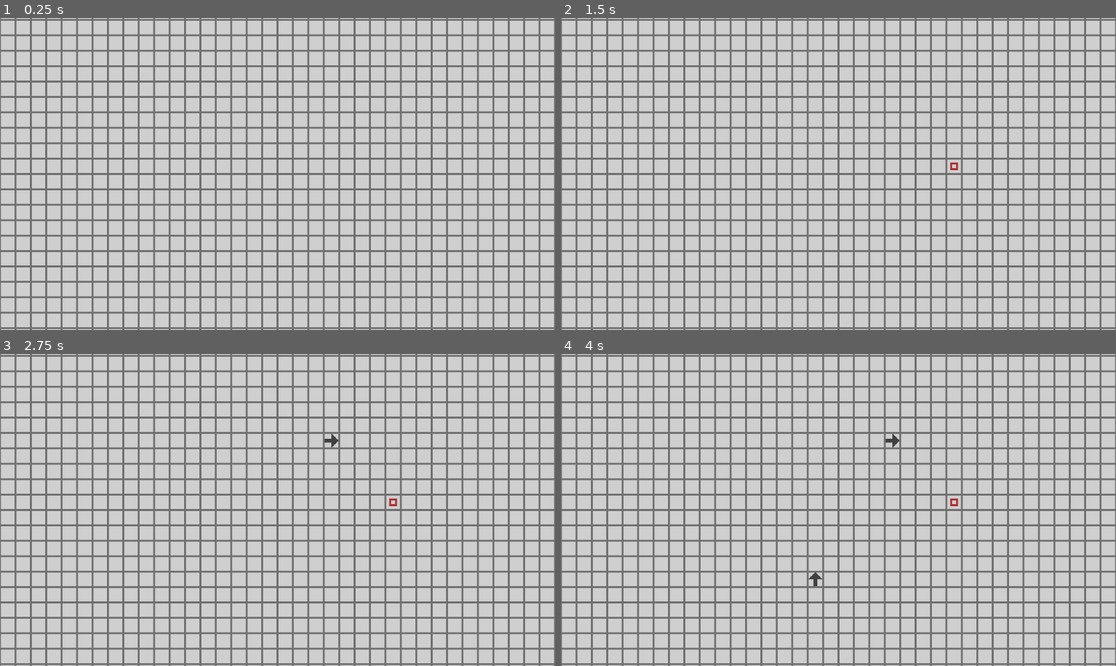
Above: before the commit, frames 1-4 (two rows, left to right).
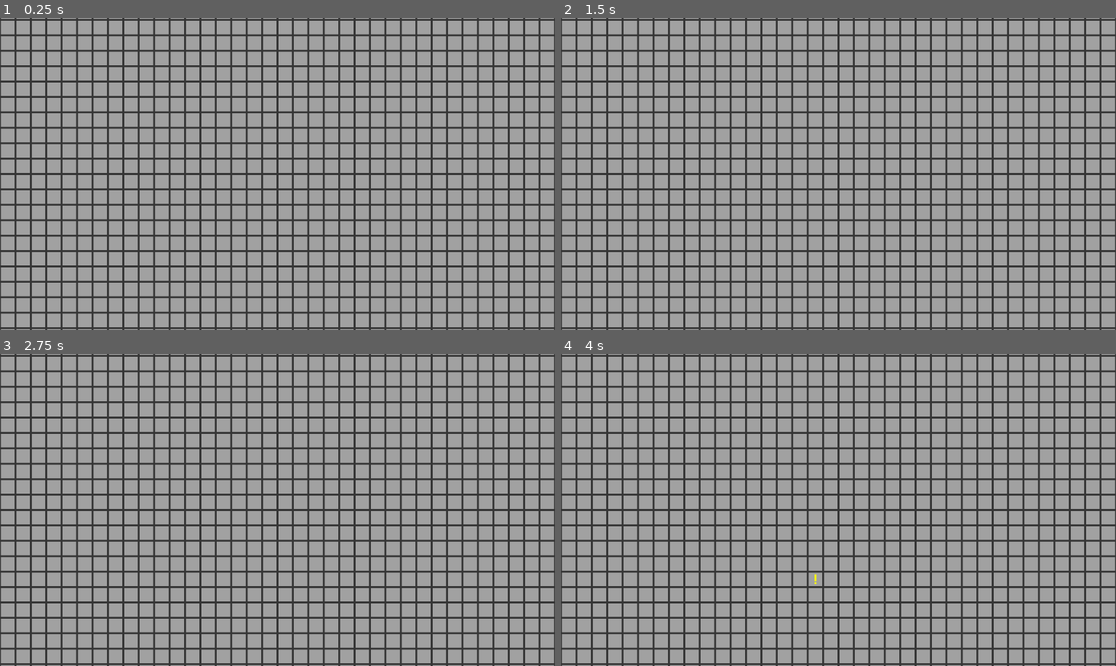
Above: after the commit, the same moments.

Repository: Polar4ik/Complart
Game: Godot game, scene res://scene/main.tscn
The game is run twice, just before and just after one commit, with the same random seed, the same clock (stepped at 60 frames per second) and the same inputs.
Inputs (mouse positions are in pixels of both pictures, inside the frame that each line leads up to):
- Up to frame 1 (0.25 s): no input
- Up to frame 2 (1.5 s): tap Enter at 0.5 s; move the mouse to (960, 158) at 0.52 s; hold Right 0.53-1.28 s; right-click (960, 158) at 0.6 s; tap 2 at 0.8, 1.35 s; tap Space at 1.25 s; move the mouse to (727, 189) at 1.27 s; hold Down from 1.28 s (still down)
- Up to frame 3 (2.75 s): tap 3 at 1.55, 2.1 s; tap Enter at 2 s; move the mouse to (333, 441) at 2.02 s; release Down at 2.03 s; hold Right from 2.03 s (still down); right-click (333, 441) at 2.3 s
- Up to frame 4 (4 s): tap Space at 2.75 s; move the mouse to (810, 572) at 2.77 s; release Right at 2.78 s; hold Up 2.78-3.53 s; right-click (810, 572) at 2.85 s; tap 2 at 3.05, 3.6 s; tap Enter at 3.5 s; move the mouse to (1005, 556) at 3.52 s; hold Left from 3.53 s (still down); tap 3 at 3.8 s

The runs differ from the first frame. In frame 1, 100% of the frame differs, in the area x 0-100%, y 0-100%; in frame 2, 100%; in frame 3, 100%; in frame 4, 100%.

Commit message:
refactoring

Diff:
--- a/classes/Blocks.gd
+++ b/classes/Blocks.gd
@@ -3,8 +3,9 @@
 var block_directional := 0
 
 enum BlockType{
-	SOURCE_BLOCK,
-	CABLE,
+	SOURCE_BLOCK = 1,
+	CABLE = 2,
+	NOT_BLOCK = 4,
 }
 var select_block := BlockType.SOURCE_BLOCK
 
@@ -17,19 +18,22 @@
 	if event.keycode == KEY_1 or event.keycode == KEY_KP_1:
 		select_block = BlockType.SOURCE_BLOCK
 #		print(select_block)
-	elif event.keycode == KEY_2 or event.keycode == KEY_KP_2:
+	if event.keycode == KEY_2 or event.keycode == KEY_KP_2:
 		select_block = BlockType.CABLE
 #		print(select_block)
+	if event.keycode == KEY_3 or event.keycode == KEY_KP_3:
+		select_block = BlockType.NOT_BLOCK
+
 
 	if event.keycode == KEY_UP or event.keycode == KEY_W:
 		block_directional = 0
-		print("Block Dir: ", block_directional)
-	elif event.keycode == KEY_DOWN or event.keycode == KEY_S:
+#		print("Block Dir: ", block_directional)
+	if event.keycode == KEY_DOWN or event.keycode == KEY_S:
 		block_directional = 2
-		print("Block Dir: ", block_directional)
-	elif event.keycode == KEY_LEFT or event.keycode == KEY_A:
+#		print("Block Dir: ", block_directional)
+	if event.keycode == KEY_LEFT or event.keycode == KEY_A:
 		block_directional = 3
-		print("Block Dir: ", block_directional)
-	elif event.keycode == KEY_RIGHT or event.keycode == KEY_D:
+#		print("Block Dir: ", block_directional)
+	if event.keycode == KEY_RIGHT or event.keycode == KEY_D:
 		block_directional = 1
-		print("Block Dir: ", block_directional)
+#		print("Block Dir: ", block_directional)
--- a/scene/main.tscn
+++ b/scene/main.tscn
@@ -1,13 +1,14 @@
 [gd_scene load_steps=5 format=3 uid="uid://c30t6rhhb5fbq"]
 
 [ext_resource type="Script" path="res://scripts/TileMapController.gd" id="2_8fr0b"]
-[ext_resource type="Texture2D" uid="uid://bvp35mx4b786f" path="res://textures/texture.png" id="2_f811c"]
+[ext_resource type="Texture2D" uid="uid://bm6lfn1w1vq5k" path="res://textures/texture.png" id="2_f811c"]
 
-[sub_resource type="TileSetAtlasSource" id="TileSetAtlasSource_draub"]
+[sub_resource type="TileSetAtlasSource" id="TileSetAtlasSource_lr0pr"]
 texture = ExtResource("2_f811c")
+use_texture_padding = false
 0:0/0 = 0
 1:0/0 = 0
-2:0/next_alternative_id = 4
+2:0/next_alternative_id = 5
 2:0/0 = 0
 2:0/1 = 1
 2:0/1/flip_h = true
@@ -25,11 +26,13 @@
 3:0/2/flip_v = true
 3:0/3 = 3
 3:0/3/transpose = true
+4:0/0 = 0
+5:0/0 = 0
 
 [sub_resource type="TileSet" id="TileSet_rusc1"]
 custom_data_layer_0/name = "can_enable"
 custom_data_layer_0/type = 1
-sources/0 = SubResource("TileSetAtlasSource_draub")
+sources/0 = SubResource("TileSetAtlasSource_lr0pr")
 
 [node name="Main" type="Node2D"]
 
@@ -42,20 +45,27 @@
 format = 2
 layer_0/name = "BASE"
 layer_0/tile_data = PackedInt32Array(-1835052, 0, 0, -1769516, 0, 0, -1703980, 0, 0, -1638444, 0, 0, -1572908, 0, 0, -1 …(235309 unchanged characters)…
-layer_1/name = "Elements"
-layer_1/enabled = true
+layer_1/name = "POWER"
+layer_1/enabled = false
 layer_1/modulate = Color(1, 1, 1, 1)
 layer_1/y_sort_enabled = false
 layer_1/y_sort_origin = 0
 layer_1/z_index = 0
 layer_1/tile_data = PackedInt32Array()
-layer_2/name = "Bufer"
+layer_2/name = "Elements"
 layer_2/enabled = true
 layer_2/modulate = Color(1, 1, 1, 1)
 layer_2/y_sort_enabled = false
 layer_2/y_sort_origin = 0
-layer_2/z_index = 0
+layer_2/z_index = 1
 layer_2/tile_data = PackedInt32Array()
+layer_3/name = "Bufer"
+layer_3/enabled = true
+layer_3/modulate = Color(1, 1, 1, 1)
+layer_3/y_sort_enabled = false
+layer_3/y_sort_origin = 0
+layer_3/z_index = 1
+layer_3/tile_data = PackedInt32Array()
 script = ExtResource("2_8fr0b")
 
 [node name="Timer" type="Timer" parent="."]
--- a/scripts/TileMapController.gd
+++ b/scripts/TileMapController.gd
@@ -13,77 +13,112 @@
 	3: Vector2i.LEFT,
 }
 
+enum Elements {
+	SOURCE_BLOCK = 1,
+	DISABLE_CABLE = 2,
+	ENABLE_CABLE = 3,
+	NOT_BLOCK = 4,
+}
+
+const POWER_LAYER := 1
+const ELEMENTS_LAYER := 2
+const BUFER := 3
+
+
 func _input(event: InputEvent) -> void:
-	if not Input.is_action_just_pressed("create_tail"):
-		return
+	if Input.is_action_just_pressed("create_tail"):
+		mouse_cord = local_to_map(get_global_mouse_position())
+		create_block()
 
-	mouse_cord = local_to_map(get_global_mouse_position())
-	if Blocks.select_block == Blocks.BlockType.SOURCE_BLOCK: create_sourse()
-	elif Blocks.select_block == Blocks.BlockType.CABLE: create_cable()
 
-func create_sourse() -> void:
-	if get_cell_atlas_coords(1, mouse_cord) == Vector2i(-1,-1) and get_cell_atlas_coords(2, mouse_cord) == Vector2i(-1,-1):
-		set_cell(2, mouse_cord, 0, Vector2i(1,0))
+func create_block() -> void:
+	if get_cell_atlas_coords(1, mouse_cord) == -Vector2i.ONE and get_cell_atlas_coords(2, mouse_cord) == -Vector2i.ONE:
+		set_cell(BUFER, mouse_cord, 0, Vector2i(Blocks.select_block,0), Blocks.block_directional)
 	else:
-		erase_cell(1, mouse_cord)
-		erase_cell(2, mouse_cord)
-
-func create_cable() -> void:
-	if get_cell_atlas_coords(1, mouse_cord) == Vector2i(-1,-1) and get_cell_atlas_coords(2, mouse_cord) == Vector2i(-1,-1):
-		set_cell(2, mouse_cord, 0, Vector2i(2,0), Blocks.block_directional)
-	else:
-		erase_cell(1, mouse_cord)
-		erase_cell(2, mouse_cord)
-
-func transfer_from_bufer() -> void:
-	for i in get_used_cells(2):
-		set_cell(1, i, 0, get_cell_atlas_coords(2, i), get_cell_alternative_tile(2, i)) # переносим элементы с буфера на слой с элементами
-
-	clear_layer(2)
+		erase_cell(ELEMENTS_LAYER, mouse_cord)
+		erase_cell(BUFER, mouse_cord)
 
 func stroke() -> void:
 	transfer_from_bufer()
-	translate_power_disable_cable()
-	translate_power_source_block()
-	translate_power_enable_cable()
+	transfer_power_disable_cable()
+	transfer_power_enable_cable()
+	transfer_power_source_block()
 
-func translate_power_disable_cable() -> void:
-	for i in get_used_cells_by_id(1,0,Vector2i(2,0)):
-		for j in get_surrounding_cells(i):
-			var direction = j-i
 
-			if get_cell_atlas_coords(1, j) == Vector2i(3,0) and get_cell_alternative_tile(1,j) == direction_map[-direction]:
-				set_cell(2, i, 0, Vector2i(3,0), get_cell_alternative_tile(1,i))
+func transfer_from_bufer() -> void:
+	for i in get_used_cells(3):
+		set_cell(ELEMENTS_LAYER, i, 0, get_cell_atlas_coords(BUFER, i), get_cell_alternative_tile(BUFER, i)) # переносим элементы с буфера на слой с элементами
+
+	clear_layer(BUFER)
 
 
 
-func translate_power_enable_cable() -> void:
-	for i in get_used_cells_by_id(1,0,Vector2i(3,0)):
+func transfer_power_disable_cable() -> void:
+	for i in get_used_cells_by_id(ELEMENTS_LAYER,0,Vector2i(Elements.DISABLE_CABLE,0)):
+
 		var neighbourhood_counter := 0
 
 		var neighbourhood_cells := [i+Vector2i.UP, i+Vector2i.DOWN, i+Vector2i.LEFT, i+Vector2i.RIGHT]
-
 		neighbourhood_cells.erase(i+direction_map[get_cell_alternative_tile(1, i)])
 
 		for j in neighbourhood_cells:
 			var direction = j-i
 
-			if get_cell_atlas_coords(1, j) == Vector2i(3,0) or get_cell_atlas_coords(1, j) == Vector2i(1,0):
+			if is_powered(j) and is_wired(j, -direction):
+				neighbourhood_counter += 1
+
+		if neighbourhood_counter != 0:
+			enable_cable(i)
+
+func transfer_power_enable_cable() -> void:
+	for i in get_used_cells_by_id(1,0,Vector2i(Elements.ENABLE_CABLE,0)):
+		var neighbourhood_counter := 0
+
+		var neighbourhood_cells := [i+Vector2i.UP, i+Vector2i.DOWN, i+Vector2i.LEFT, i+Vector2i.RIGHT]
+		neighbourhood_cells.erase(i+direction_map[get_cell_alternative_tile(1, i)])
+
+		for j in neighbourhood_cells:
+			var direction = j-i
+
+			if is_powered(j):
 				neighbourhood_counter += 1
 
 
 		if neighbourhood_counter == 0:
-			set_cell(2, i, 0, Vector2i(2,0), get_cell_alternative_tile(1,i))
+			disable_cable(i)
 
-func translate_power_source_block() -> void:
-	for i in get_used_cells_by_id(1, 0, Vector2i(1,0)):
+func transfer_power_source_block() -> void:
+	for i in get_used_cells_by_id(1, 0, Vector2i(Elements.SOURCE_BLOCK,0)):
 		for j in get_surrounding_cells(i):
 
-			if get_cell_atlas_coords(1, j) == Vector2i(2,0):
-				set_cell(2, j, 0, Vector2i(3,0), get_cell_alternative_tile(1,j))
+			var direction = j-i
+
+			if get_cell_atlas_coords(1, j) == Vector2i(2,0) and is_wired(j, direction):
+				enable_cable(j)
+
+
+func is_powered(cord: Vector2i) -> bool:
+	const source_block := Vector2i(Elements.SOURCE_BLOCK,0)
+	const enable_cable_block := Vector2i(Elements.ENABLE_CABLE,0)
+
+	var get_block := get_cell_atlas_coords(ELEMENTS_LAYER, cord)
+
+	return get_block == source_block or get_block == enable_cable_block
+
+
+
+func disable_cable(cord) -> void:
+	set_cell(BUFER, cord, 0, Vector2i(Elements.DISABLE_CABLE,0), get_cell_alternative_tile(ELEMENTS_LAYER, cord))
+
+func enable_cable(cord) -> void:
+	set_cell(BUFER, cord, 0, Vector2i(Elements.ENABLE_CABLE,0), get_cell_alternative_tile(ELEMENTS_LAYER, cord))
+
+
+
+func is_wired(cord: Vector2i, direction: Vector2i) -> bool:
+	return get_cell_alternative_tile(ELEMENTS_LAYER,cord) == direction_map[direction]
 
 
 
 func _on_timer_timeout() -> void:
-#	print("UPDATE!")
 	stroke()
Binary file changed: textures/texture.png
Not shown, changed: textures/texture.png.import
